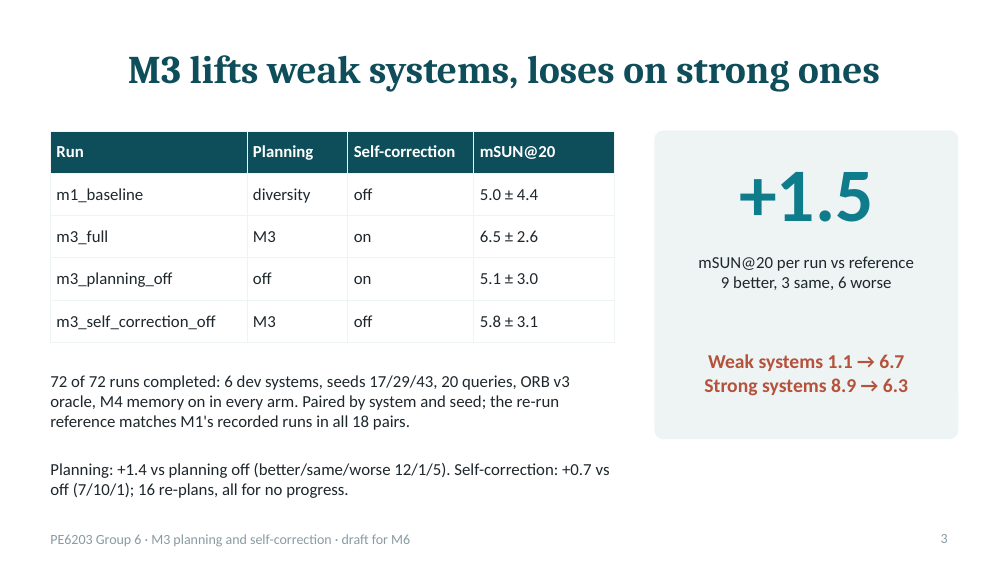
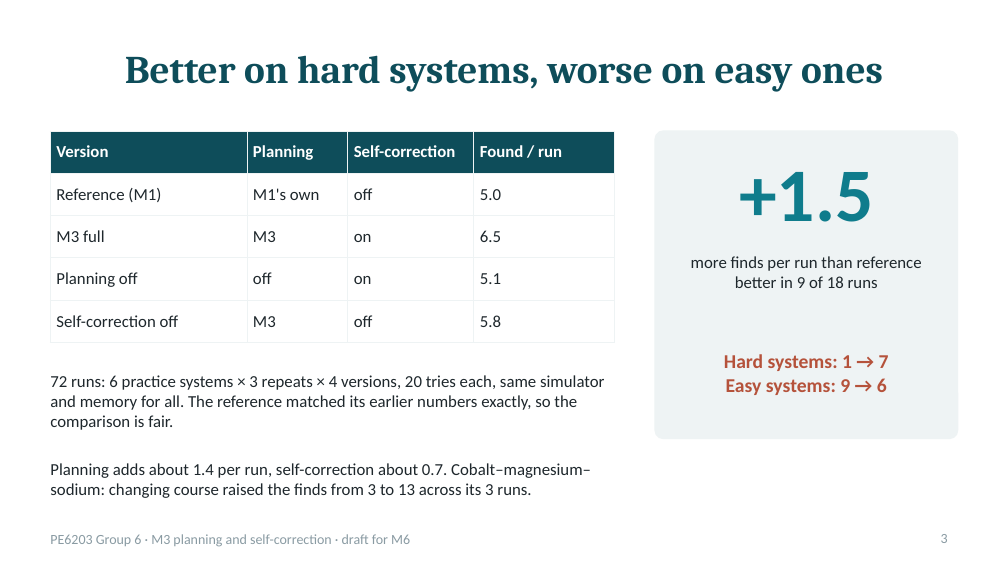
Before and after one commit to raymondtu1230-sudo/Group-Project-6-Auto-Research-for-Materials-Discovery, a slide deck: slide 3 of M3/report/M3_Method_Draft.pptx. Drawn at 1008x567 pixels with LibreOffice and Linux fonts; fonts in the diff are those of the drawing. Boxes give left, top, right and bottom in pixels: in the first picture for what was removed or moved away, otherwise in the second. Text is boxed around its words. In the diff, an @@ line names an element or a change of style, - is before the commit and + after.

```diff
--- a/M3/report/M3_Method_Draft.pptx
+++ b/M3/report/M3_Method_Draft.pptx
@@ title at [125, 55, 883, 92]: text changed @@
-M3 lifts weak systems, loses on strong ones
+Better on hard systems, worse on easy ones
@@ table at [50, 131, 615, 331] @@
-row 1, column 1: Run
+row 1, column 1: Version
-row 1, column 4: mSUN@20
+row 1, column 4: Found / run
-row 2: m1_baseline | diversity | off | 5.0 ± 4.4
+row 2: Reference (M1) | M1's own | off | 5.0
-row 3, column 1: m3_full
+row 3, column 1: M3 full
-row 3, column 4: 6.5 ± 2.6
+row 3, column 4: 6.5
-row 4, column 1: m3_planning_off
+row 4, column 1: Planning off
-row 4, column 4: 5.1 ± 3.0
+row 4, column 4: 5.1
-row 5, column 1: m3_self_correction_off
+row 5, column 1: Self-correction off
-row 5, column 4: 5.8 ± 3.1
+row 5, column 4: 5.8
@@ text at [691, 256, 922, 288]: text changed @@
-mSUN@20 per run vs reference
-9 better, 3 same, 6 worse
+more finds per run than reference
+better in 9 of 18 runs
@@ text at [724, 354, 889, 395]: text changed @@
-Weak systems 1.1 → 6.7
-Strong systems 8.9 → 6.3
+Hard systems: 1 → 7
+Easy systems: 9 → 6
@@ text at [50, 375, 605, 430]: text changed @@
-72 of 72 runs completed: 6 dev systems, seeds 17/29/43, 20 queries, ORB v3 oracle, M4 memory on in every arm. Paired by system and seed; the re-run reference matches M1's recorded runs in all 18 pairs.
+72 runs: 6 practice systems × 3 repeats × 4 versions, 20 tries each, same simulator and memory for all. The reference matched its earlier numbers exactly, so the comparison is fair.
@@ text at [50, 463, 591, 498]: text changed @@
-Planning: +1.4 vs planning off (better/same/worse 12/1/5). Self-correction: +0.7 vs off (7/10/1); 16 re-plans, all for no progress.
+Planning adds about 1.4 per run, self-correction about 0.7. Cobalt–magnesium–sodium: changing course raised the finds from 3 to 13 across its 3 runs.
```
Also in this commit, not shown: 2 other slides changed, 1 other file.
